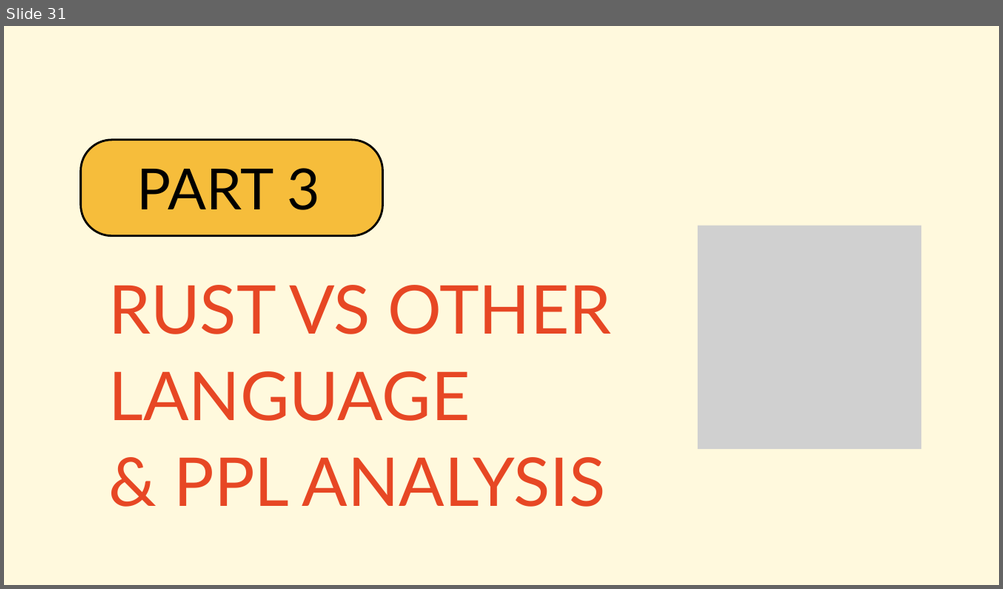
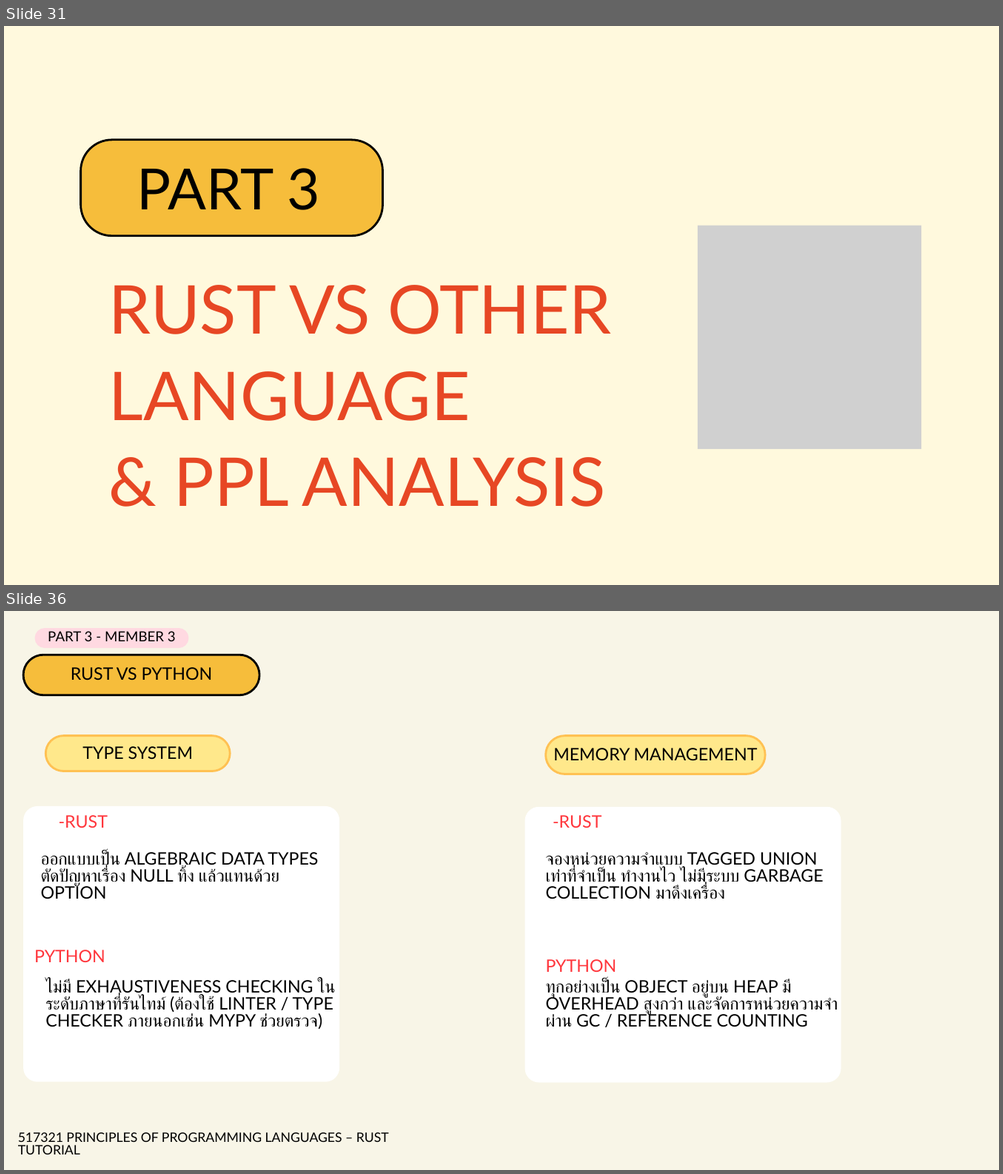
Before and after one commit to 670710143/rust-tutorial-2569, a slide deck: 09-enums-pattern-matching/Presentation/กลุ่มที่ 9 - Enums & Pattern Matching.pptx. Shown one above the other, each under a label of ours: slide 31 before the commit, slides 31 and 36 after it; the slides between them are not shown. The pictures are 1003x589 and 1003x1174 pixels, drawn with LibreOffice and Linux fonts; fonts in the diff are those of the drawing; grey boxes stand for pictures. Boxes give left, top, right and bottom in pixels: in the first picture for what was removed or moved away, otherwise in the second. Text is boxed around its words. In the diff, an @@ line names an element or a change of style, - is before the commit and + after.

```diff
--- a/09-enums-pattern-matching/Presentation/กลุ่มที่ 9 - Enums & Pattern Matching.pptx
+++ b/09-enums-pattern-matching/Presentation/กลุ่มที่ 9 - Enums & Pattern Matching.pptx
@@ slide 36 added at (4, 611, 999, 1170), background #F8F5E7 @@
@@ freeform shape added at (36, 629, 188, 647), fill #FFD9E1, outline #FFD9E1 3 pt @@
@@ text added at (48, 631, 176, 641), 20 pt, text #000000 @@
+PART 3 - MEMBER 3
@@ freeform shape added at (23, 655, 259, 695), fill #F6BD3B, outline #000000 3 pt @@
@@ text added at (71, 667, 213, 681), 24.9 pt, text #000000 @@
+RUST VS PYTHON
@@ freeform shape added at (45, 736, 230, 771), fill #FFE88B, outline #FFC153 3 pt @@
@@ freeform shape added at (546, 736, 765, 774), fill #FFE88B, outline #FFC153 3 pt @@
@@ text added at (82, 746, 193, 760), 24.9 pt, text #000000 @@
+TYPE SYSTEM
@@ text added at (553, 748, 757, 761), 24.9 pt, text #000000 @@
+MEMORY MANAGEMENT
@@ freeform shape added at (23, 806, 339, 1082), fill #FFFFFF @@
@@ freeform shape added at (525, 807, 840, 1083), fill #FFFFFF @@
@@ text added at (59, 815, 108, 828), 24.9 pt, text #FF363C @@
+-RUST
@@ text added at (552, 815, 601, 828), 24.9 pt, text #FF363C @@
+-RUST
@@ text added at (41, 851, 318, 899), 24.9 pt, text #000000 @@
+ออกแบบเป็น ALGEBRAIC DATA TYPES ตัดปัญหาเรื่อง NULL ทิ้ง แล้วแทนด้วย OPTION
@@ text added at (546, 852, 822, 900), 24.9 pt, text #000000 @@
+จองหน่วยความจำแบบ TAGGED UNION เท่าที่จำเป็น ทำงานไว ไม่มีระบบ GARBAGE COLLECTION มาดึงเครื่อง
@@ text added at (34, 950, 105, 963), 24.9 pt, text #FF363C @@
+PYTHON
@@ text added at (546, 960, 617, 972), 24.9 pt, text #FF363C @@
+PYTHON
@@ text added at (45, 979, 333, 1029), 24.9 pt, text #000000 @@
+ไม่มี EXHAUSTIVENESS CHECKING ในระดับภาษาที่รันไทม์ (ต้องใช้ LINTER / TYPE CHECKER ภายนอกเช่น MYPY ช่วยตรวจ)
@@ text added at (546, 979, 837, 1028), 24.9 pt, text #000000 @@
+ทุกอย่างเป็น OBJECT อยู่บน HEAP มี OVERHEAD สูงกว่า และจัดการหน่วยความจำผ่าน GC / REFERENCE COUNTING
@@ text added at (18, 1133, 389, 1155), 18.9 pt, text #000000 @@
+517321 PRINCIPLES OF PROGRAMMING LANGUAGES – RUST TUTORIAL
```
Also in this commit, not shown: 19 slides changed, 3 other slides added, 5 slides removed.
